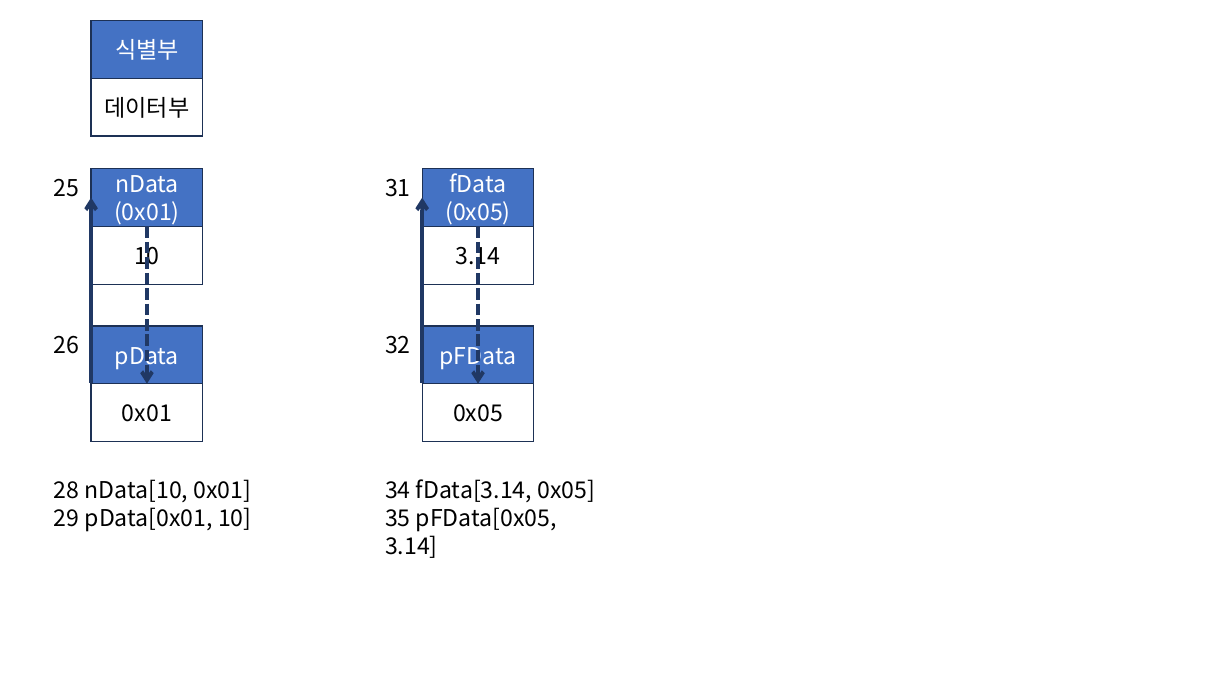
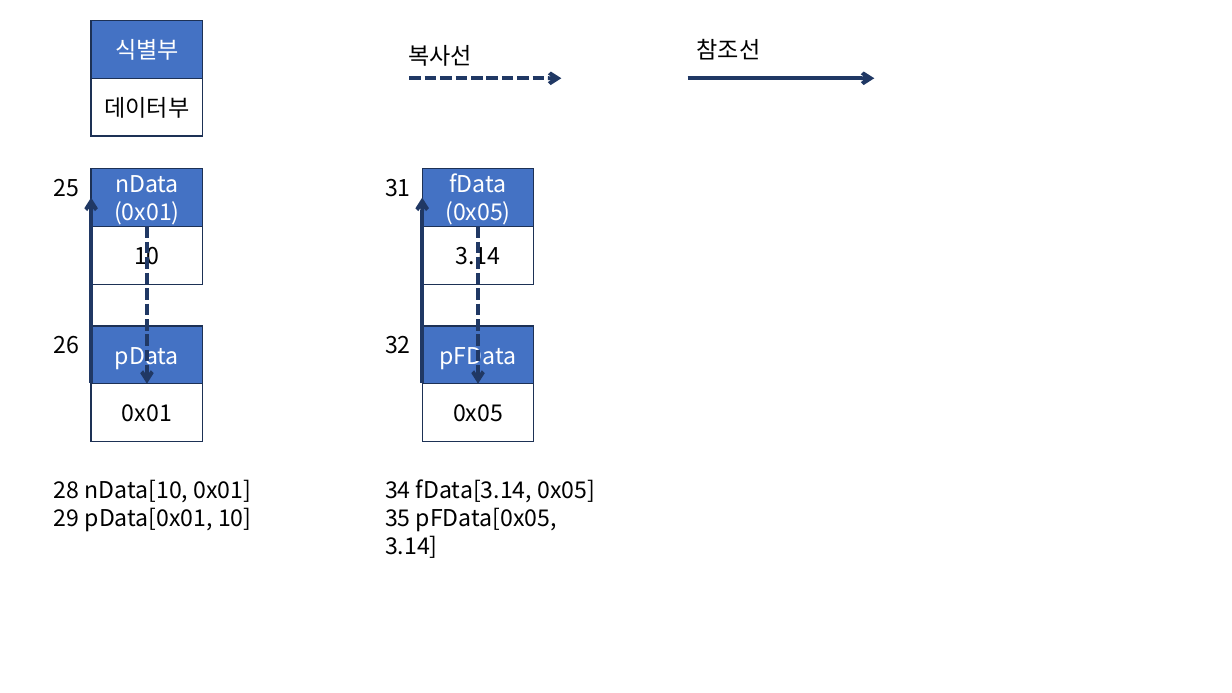
Before and after one commit to hun1hun1/2026.Summer.ComputerGraphics, a slide deck: slide 2 of DataStruct/포인터와함수와변수.pptx. Drawn at 1232x693 pixels with LibreOffice and Linux fonts; fonts in the diff are those of the drawing. Boxes give left, top, right and bottom in pixels: in the first picture for what was removed or moved away, otherwise in the second. Text is boxed around its words. In the diff, an @@ line names an element or a change of style, - is before the commit and + after.

```diff
--- a/DataStruct/포인터와함수와변수.pptx
+++ b/DataStruct/포인터와함수와변수.pptx
@@ text added at [408, 45, 472, 66], 18 pt, text #000000 @@
+복사선
@@ text added at [697, 38, 761, 60], 18 pt, text #000000 @@
+참조선
@@ arrow added from (409, 79) to (562, 79), #203864 3 pt dashed @@
@@ arrow added from (688, 79) to (874, 79), #203864 3 pt @@
```
Also in this commit, not shown: 4 other files.
